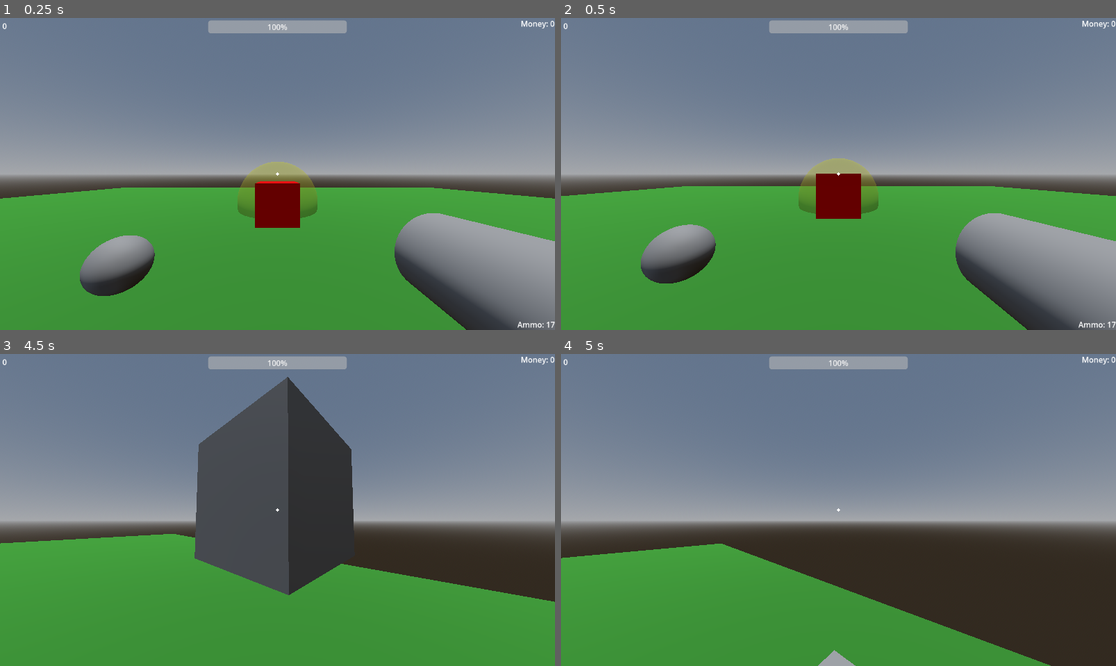
Above: before the commit, frames 1-4 (two rows, left to right).
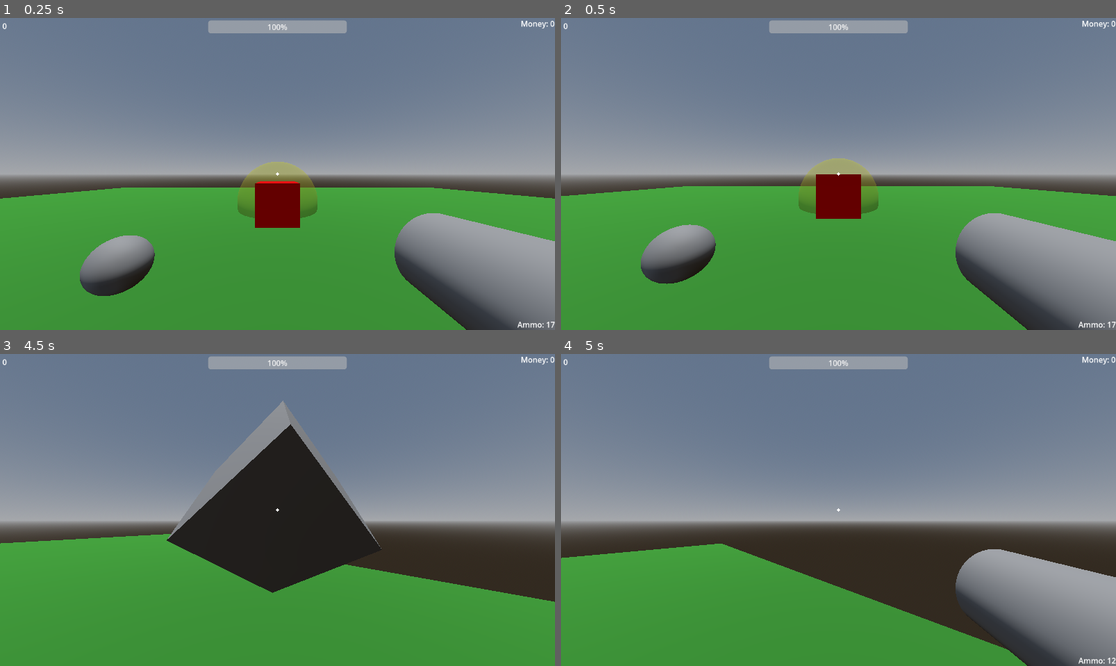
Above: after the commit, the same moments.

Repository: pneumatick/godot-project-a
Game: Godot game, scene res://Scenes/3d_scene_root.tscn
Same seed, same stepped clock (60 frames per second), same inputs: the game is played once before the commit and once after it.
Inputs (mouse positions are in pixels of both pictures, inside the frame that each line leads up to):
- Up to frame 1 (0.25 s): no input
- Up to frame 2 (0.5 s): no input
- Up to frame 3 (4.5 s): tap Enter (ui_accept) at 0.5, 0.77, 1.52, 3.02, 3.77 s; move the mouse to (305, 510) at 0.52 s; press the mouse at (305, 510) at 0.53 s; hold W (move_forward) from 0.53 s (still down); move the mouse to (249, 510) at 1.27 s; release the mouse at (249, 510) at 1.28 s; click (249, 510) at 1.35 s; move the mouse to (288, 503) at 2.02 s; hold E (interact) 2.03-2.78 s; click (288, 503) at 2.3 s; move the mouse to (271, 516) at 2.77 s; tap Mouse wheel up (next_item) at 2.85 s; click (271, 516) at 3.05 s; move the mouse to (316, 513) at 3.52 s; hold Mouse wheel down (previous_item) 3.53-4.28 s; click (316, 513) at 3.8 s; move the mouse to (233, 506) at 4.27 s; tap G (throw_item) at 4.35 s
- Up to frame 4 (5 s): keep holding W (move_forward); tap Enter (ui_accept) at 4.52 s; click (794, 506) at 4.55 s

Frame 1 is identical in both runs. In frame 2, less than 0.1% of the frame differs, in the area x 3-97%, y 47-86%; in frame 3, 12%, in the area x 30-69%, y 7-78%; in frame 4, 7.9%.

Commit message:
Fix ammo-related HUD issue (death signal had no effect); Change physics engine to Jolt Physics; Rename firearm scripts to match their generality

Diff:
--- a/Scenes/3d_scene_root.tscn
+++ b/Scenes/3d_scene_root.tscn
@@ -91,7 +91,4 @@
 [connection signal="death" from="Player" to="." method="_on_player_death"]
 [connection signal="weapon_equipped" from="Player" to="HUD" method="_on_player_weapon_equipped"]
 [connection signal="weapon_reloaded" from="Player" to="HUD" method="_on_player_weapon_reloaded"]
-[connection signal="picked_up" from="Rifle Pickup" to="." method="_on_gun_pickup_picked_up"]
-[connection signal="picked_up" from="Rifle Pickup" to="Player" method="_on_gun_pickup_picked_up"]
 [connection signal="destroyed" from="Target" to="Player" method="_on_target_destroyed"]
-[connection signal="picked_up" from="Pistol Pickup" to="Player" method="_on_gun_pickup_picked_up"]
--- a/Scenes/pistol.tscn
+++ b/Scenes/pistol.tscn
@@ -1,6 +1,6 @@
 [gd_scene load_steps=4 format=3 uid="uid://vqg1swf3lhn7"]
 
-[ext_resource type="Script" uid="uid://cuhx4sckt3bv6" path="res://Scripts/pistol.gd" id="1_v21tj"]
+[ext_resource type="Script" uid="uid://cuhx4sckt3bv6" path="res://Scripts/semiautomatic_firearm.gd" id="1_v21tj"]
 [ext_resource type="AudioStream" uid="uid://cgy03nf8lh35u" path="res://Assets/Sounds/error_CDOxCYm.mp3" id="2_ui64p"]
 
 [sub_resource type="CylinderMesh" id="CylinderMesh_v21tj"]
--- a/Scenes/rifle.tscn
+++ b/Scenes/rifle.tscn
@@ -1,6 +1,6 @@
 [gd_scene load_steps=5 format=3 uid="uid://bmh5wgvl4dejy"]
 
-[ext_resource type="Script" uid="uid://dnhcbjk5xtiow" path="res://Scripts/rifle.gd" id="1_no7b2"]
+[ext_resource type="Script" uid="uid://dnhcbjk5xtiow" path="res://Scripts/automatic_firearm.gd" id="1_no7b2"]
 [ext_resource type="AudioStream" uid="uid://cgy03nf8lh35u" path="res://Assets/Sounds/error_CDOxCYm.mp3" id="2_d8g3d"]
 
 [sub_resource type="StandardMaterial3D" id="StandardMaterial3D_4flbx"]
--- a/Scripts/hud.gd
+++ b/Scripts/hud.gd
@@ -10,6 +10,7 @@
 	player.money_change.connect(_on_player_money_change)
 	player.weapon_equipped.connect(_on_player_weapon_equipped)
 	player.hand_empty.connect(_on_player_hand_empty)
+	player.death.connect(_on_player_death)
 	interact_label.visible = false
 
 # Called every frame. 'delta' is the elapsed time since the previous frame.
@@ -22,6 +23,7 @@
 
 func _on_player_death() -> void:
 	ammo_label.text = ""
+	$"Control/Death Counter".text = str(int($"Control/Death Counter".text) + 1)
 
 func _on_player_money_change(current_money: int) -> void:
 	money_label.text = "Money: %s" % str(current_money)
--- a/Scripts/player.gd
+++ b/Scripts/player.gd
@@ -41,7 +41,6 @@
 # Nodes external to scene
 @onready var world : Node3D = get_node("/root/3D Scene Root")
 @onready var health_bar : ProgressBar = get_node("/root/3D Scene Root/HUD/Control/Health Bar")
-@onready var death_counter : Label = get_node("/root/3D Scene Root/HUD/Control/Death Counter")
 @onready var money_display : Label = get_node("/root/3D Scene Root/HUD/Control/Money")
 @onready var hit_sound : AudioStreamPlayer3D = $"Hit Sound"
 @onready var death_sound : AudioStreamPlayer3D = $"Death Sound"
@@ -123,15 +122,16 @@
 	set_physics_process(false)
 	visible = false
 	velocity = Vector3.ZERO
-	death_counter.text = str(int(death_counter.text) + 1)
 
 	# Dump inventory
 	_items = []
 	_inventory = {}
 
 	# Deduct money
-	money -= death_deduction
-	money_change.emit(money)
+	if money - death_deduction >= 0:
+		remove_money(death_deduction)
+	else:
+		remove_money(money)
 
 	# Remove whatever is in the right hand
 	var right_hand_children = right_hand.get_children()
--- a/project.godot
+++ b/project.godot
@@ -79,3 +79,7 @@
 3d_physics/layer_2="enemies"
 3d_physics/layer_3="world"
 3d_physics/layer_4="items"
+
+[physics]
+
+3d/physics_engine="Jolt Physics"
Renamed: Scripts/rifle.gd -> Scripts/automatic_firearm.gd
Renamed: Scripts/pistol.gd -> Scripts/semiautomatic_firearm.gd
